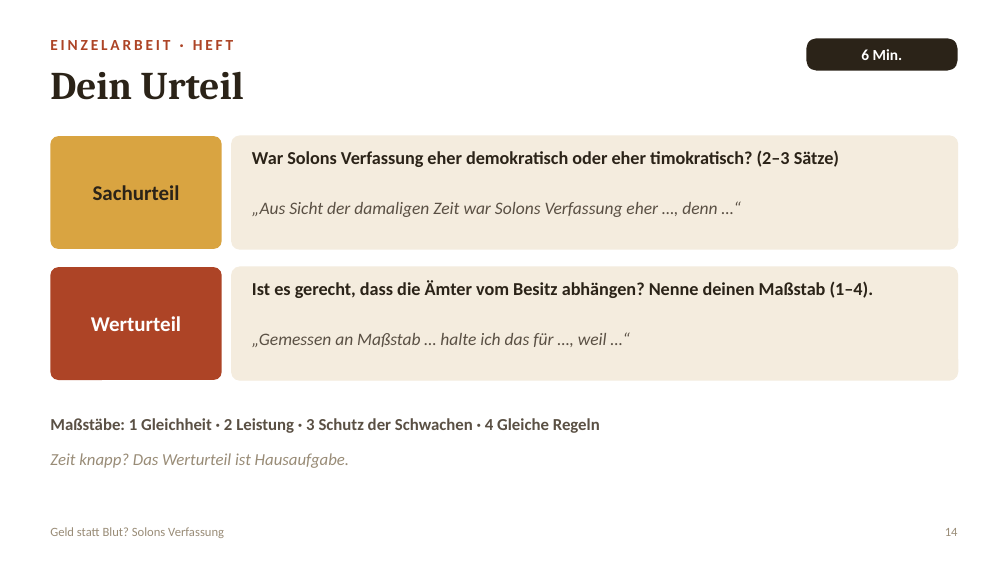
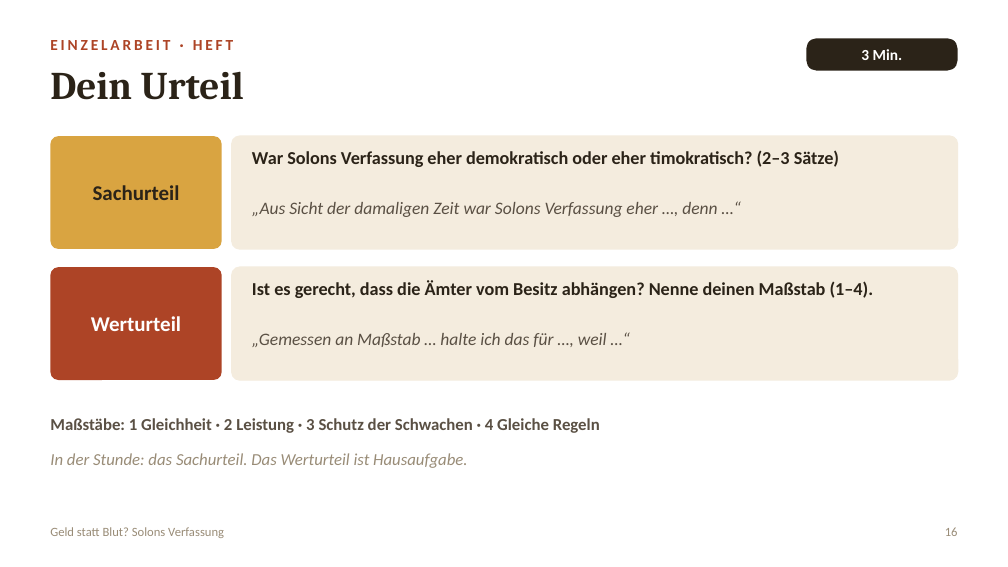
Before and after one commit to golzkonstantin-gif/Schule, a slide deck: slide 16 of Geschichte_11/Stunde_Solon_Gruppenpuzzle/Folien_Geld_statt_Blut.pptx (slide 14 before the commit). Drawn at 1008x567 pixels with LibreOffice and Linux fonts; fonts in the diff are those of the drawing. Boxes give left, top, right and bottom in pixels: in the first picture for what was removed or moved away, otherwise in the second. Text is boxed around its words. In the diff, an @@ line names an element or a change of style, - is before the commit and + after.

```diff
--- a/Geschichte_11/Stunde_Solon_Gruppenpuzzle/Folien_Geld_statt_Blut.pptx
+++ b/Geschichte_11/Stunde_Solon_Gruppenpuzzle/Folien_Geld_statt_Blut.pptx
@@ text in rounded rectangle at [861, 49, 903, 60]: text changed @@
-6 Min.
+3 Min.
@@ text at [50, 453, 467, 468]: text changed @@
-Zeit knapp? Das Werturteil ist Hausaufgabe.
+In der Stunde: das Sachurteil. Das Werturteil ist Hausaufgabe.
@@ text at [945, 527, 958, 536]: text changed @@
-14
+16
```
Also in this commit, not shown: 9 other slides changed, 2 slides added, 5 other files.
